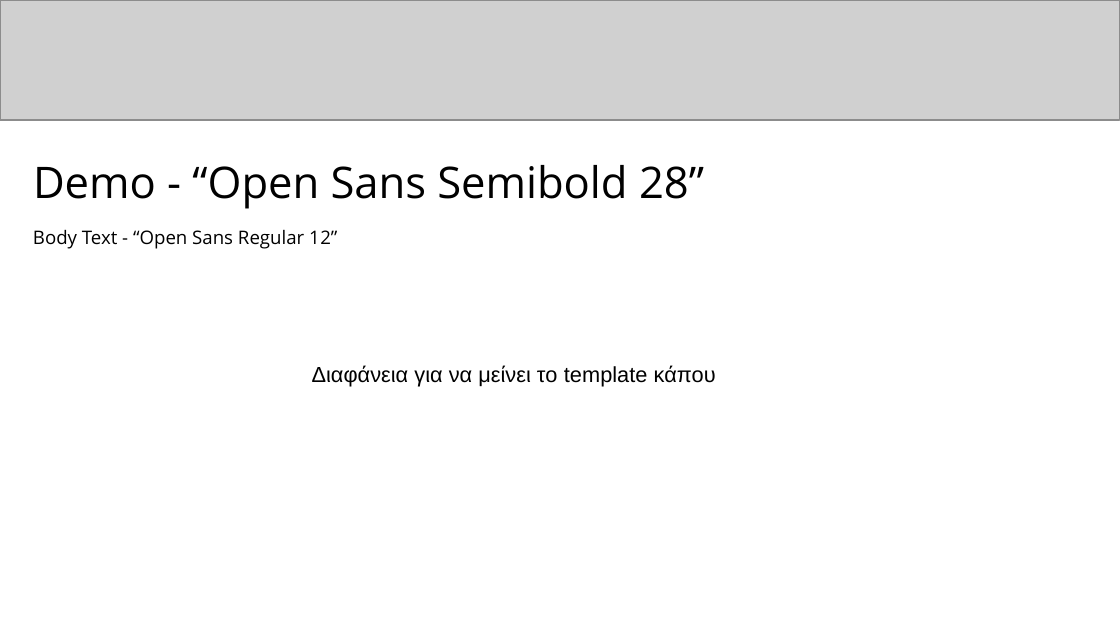
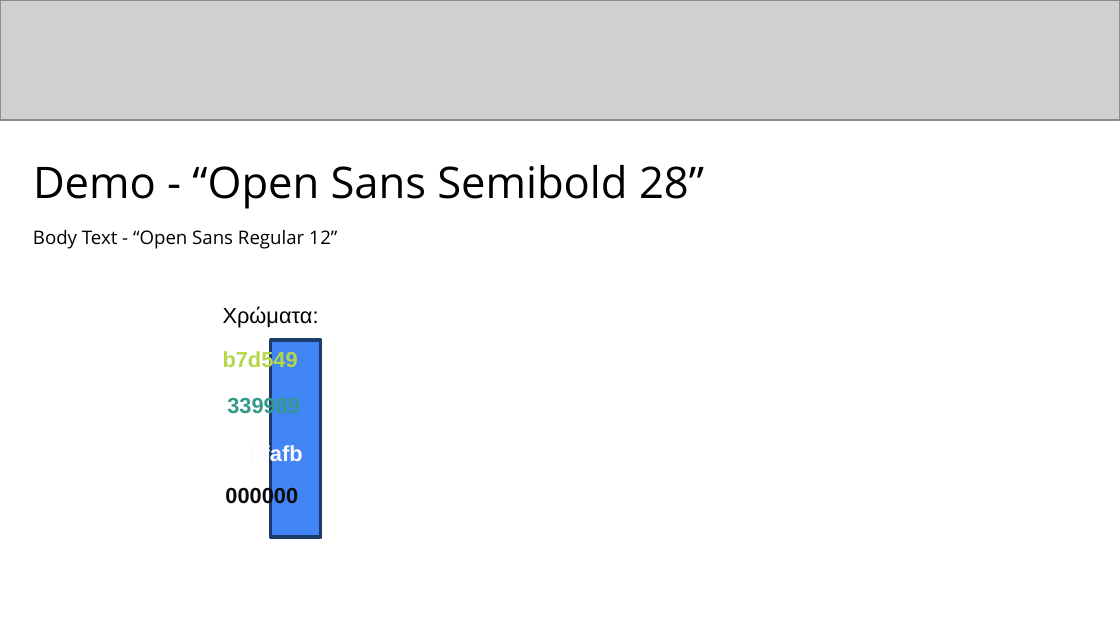
Before and after one commit to kwpap/Diplomatiki_kwpap_step_1, a slide deck: slide 10 of 4σέλιδο/Παρουσίαση/cest2023_demo_draft_v0.pptx (slide 8 before the commit). Drawn at 1120x630 pixels with LibreOffice and Linux fonts; fonts in the diff are those of the drawing; grey boxes stand for pictures. Boxes give left, top, right and bottom in pixels: in the first picture for what was removed or moved away, otherwise in the second. Text is boxed around its words. In the diff, an @@ line names an element or a change of style, - is before the commit and + after.

```diff
--- a/4σέλιδο/Παρουσίαση/cest2023_demo_draft_v0.pptx
+++ b/4σέλιδο/Παρουσίαση/cest2023_demo_draft_v0.pptx
@@ text added at box(223, 306, 319, 328), 14 pt, text #000000 @@
+Χρώματα:
@@ text added at box(223, 350, 298, 372), 14 pt, text #B7D549, bold @@
+b7d549
@@ rectangle added at box(271, 340, 321, 538), fill #4285F4, outline #1D3A6B 2 pt @@
@@ text removed at box(312, 365, 716, 387) @@
-Διαφάνεια για να μείνει το template κάπου
@@ text added at box(227, 395, 300, 417), 14 pt, text #339989, bold @@
+339989
@@ text added at box(248, 443, 302, 465), 14 pt, text #FFFAFB, bold @@
+fffafb
@@ text added at box(225, 485, 298, 507), 14 pt, text #0C0C0C, bold @@
+000000
```
Also in this commit, not shown: 2 other slides changed, 3 slides added, 1 slide removed, 11 other files.
